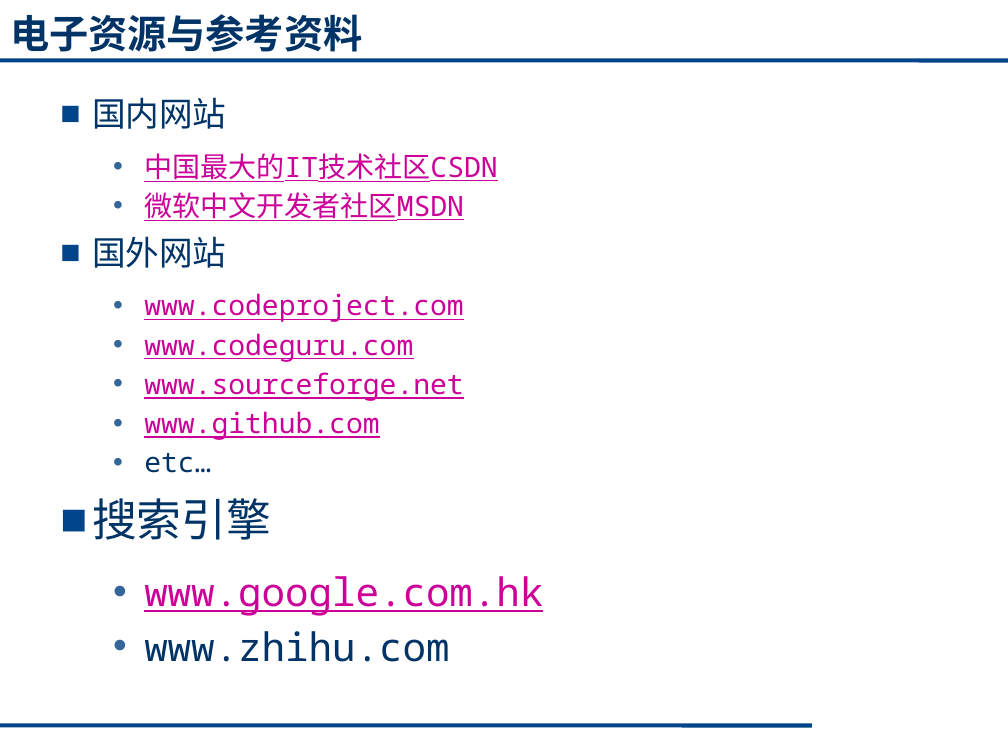
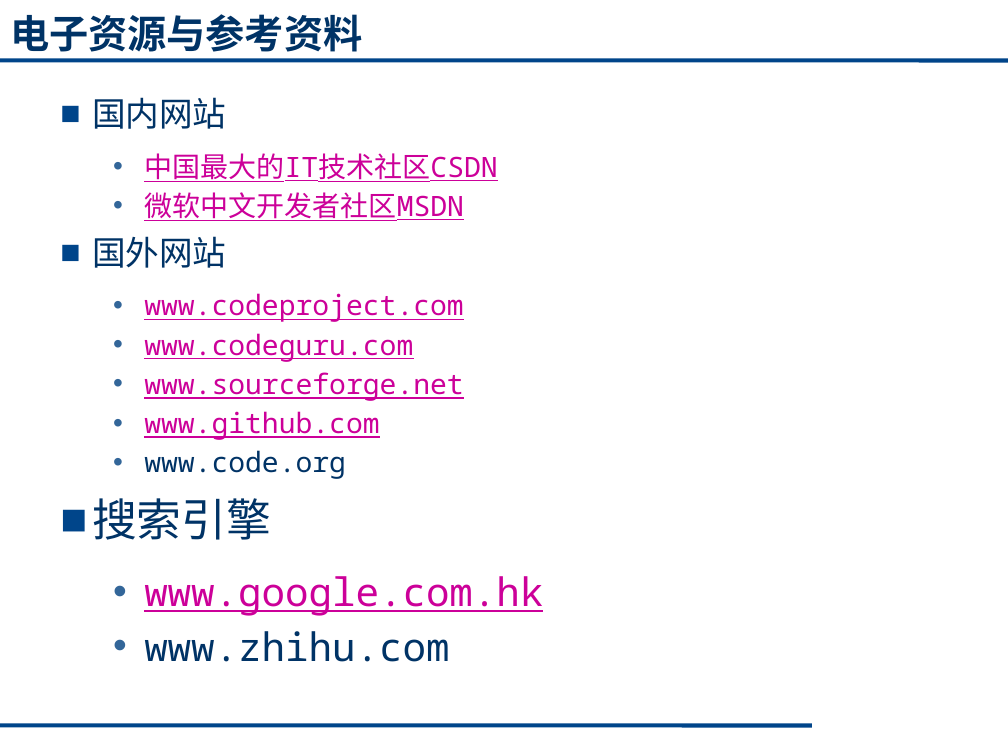
Before and after one commit to cugwhp/OOPCPP, a slide deck: slide 22 of 02. PPT/Fall/C++_绪论1.pptx (slide 21 before the commit). Drawn at 1008x756 pixels with LibreOffice and Linux fonts; fonts in the diff are those of the drawing. Boxes give left, top, right and bottom in pixels: in the first picture for what was removed or moved away, otherwise in the second. Text is boxed around its words. In the diff, an @@ line names an element or a change of style, - is before the commit and + after.

```diff
--- a/02. PPT/Fall/C++_绪论1.pptx
+++ b/02. PPT/Fall/C++_绪论1.pptx
@@ text at box(144, 450, 346, 479): text changed @@
-  • etc…
+  • www.code.org
```
Also in this commit, not shown: 8 other slides changed, 2 slides added, 3 slides removed, 1 other file.
